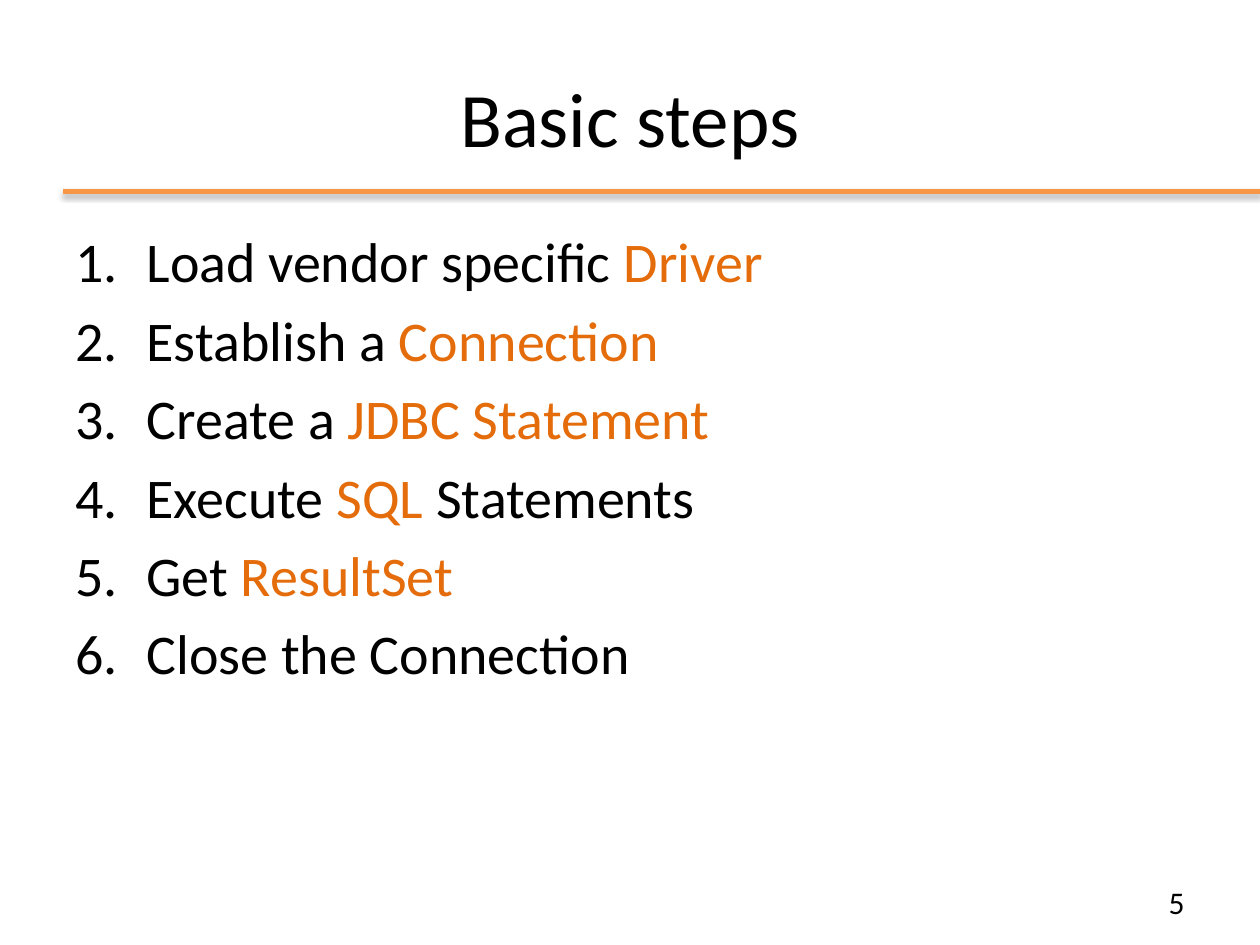
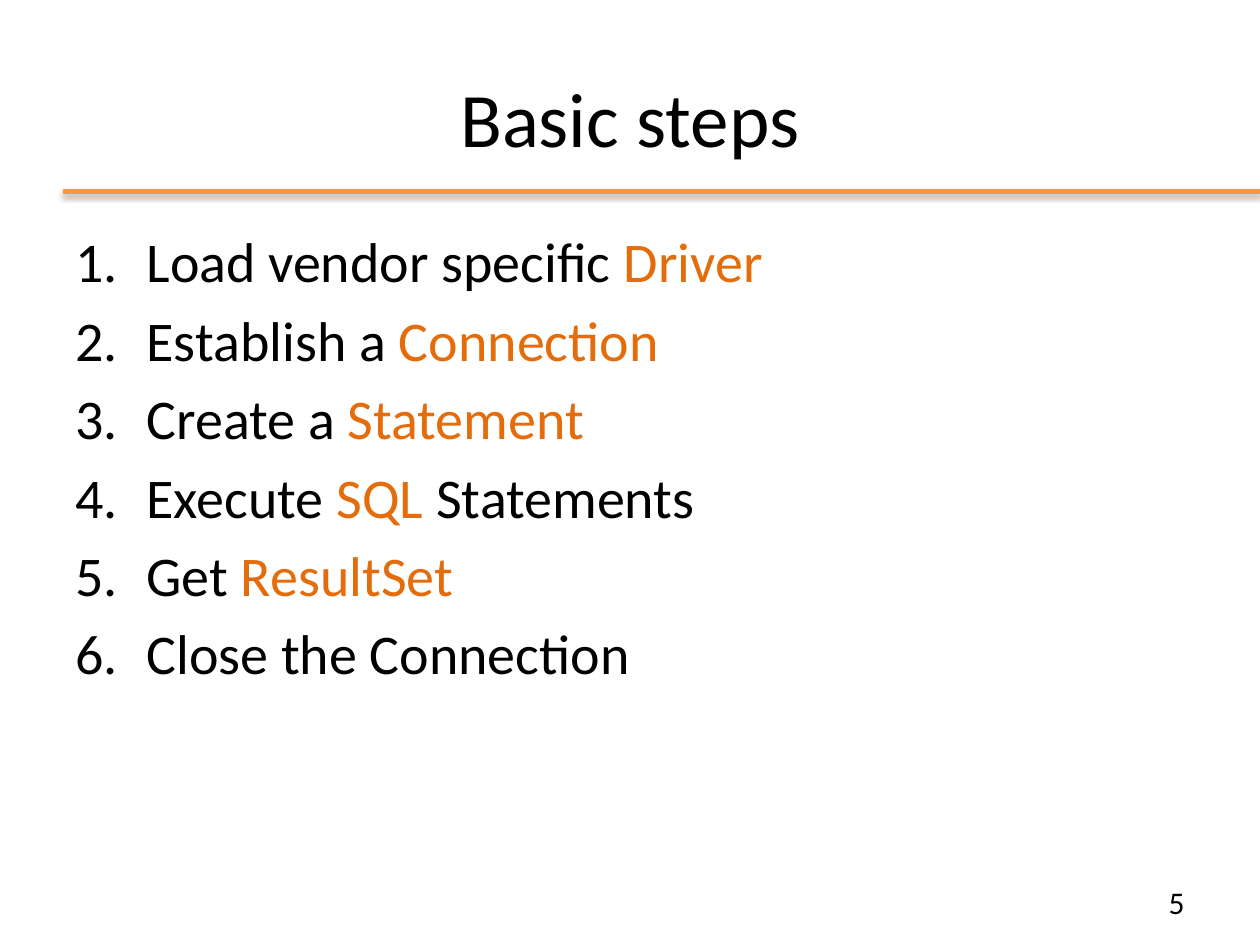
Before and after one commit to giordy97/Programmazione_Oggetti, a slide deck: slide 5 of slides/ppt/08_JDBC.pptx. Drawn at 1260x945 pixels with LibreOffice and Linux fonts; fonts in the diff are those of the drawing; background and template pictures are left out. Boxes give left, top, right and bottom in pixels: in the first picture for what was removed or moved away, otherwise in the second. Text is boxed around its words. In the diff, an @@ line names an element or a change of style, - is before the commit and + after.

```diff
--- a/slides/ppt/08_JDBC.pptx
+++ b/slides/ppt/08_JDBC.pptx
@@ text at (146,402,584,440): text changed @@
-3. Create a JDBC Statement
+3. Create a Statement
```
Also in this commit, not shown: 6 other slides changed, 3 other files.
